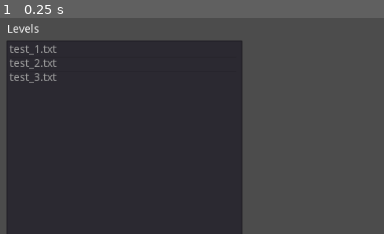
Above: before the commit, frame 1.
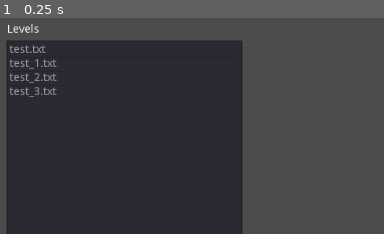
Above: after the commit, the same moment.

Repository: Emreu/sokoban_solver
Game: Godot game, scene res://UI/Loader.tscn
Two runs of this game, one before a commit and one after it. Both use one fixed random seed, a clock stepped at 60 frames per second and the inputs below.
Inputs:
- Up to frame 1 (0.25 s): no input
The pictures show only the part of the screen within x 0-50%, y 0-50%; the shares and areas given below are measured in that part.

The runs differ from the first frame. In frame 1, 0.4% of the frame differs, in the area x 2-15%, y 12-37%.

Commit message:
Update visualizer

Diff:
--- a/visualizer/Levels/Level.gd
+++ b/visualizer/Levels/Level.gd
@@ -69,9 +69,12 @@
 	}
 
 func SetState(state):
-	for box in state["boxes"]:
-		pass
-	pass
+	for i in range(len(state["boxes"])):
+		var box = $Boxes.get_child(i)
+		var pos = state["boxes"][i]
+		box.position = pos * tileSize
+	if state.has("player"):
+		$Player.position = state["player"] * tileSize
 
 func ShowDeadzones(positions):
 	for z in $Deadzones.get_children():
--- a/visualizer/UI/InteractiveViewer.gd
+++ b/visualizer/UI/InteractiveViewer.gd
@@ -69,7 +69,7 @@
 	Moves.Select(currentMove)
 
 
-func _on_RunSolver_pressed():
+func _on_Debug_pressed():
 	var output = []
 	var exitCode = OS.execute("/home/emreu/otus/sokoban_solver/solver/solver.out", ["-f", levelPath, "-debug"], true, output)
 	print("exit code:" + String(exitCode))
@@ -114,3 +114,49 @@
 
 func _on_NoMetrics_pressed():
 	Level.ShowMetrics({})
+
+
+func _on_Tree_pressed():
+	var output = []
+	var exitCode = OS.execute("/home/emreu/otus/sokoban_solver/solver/solver.out",
+		["-f", levelPath, "-tree", "-max", "1000", "-timeout", "10s"], true, output)
+	print("exit code:" + String(exitCode))
+	print(len(output))
+
+	var res = JSON.parse(output[0])
+	if res.error != OK:
+		print("Can't parse json:" + res.error_string)
+		return
+
+	DrawTree(res.result)
+	$StateTreeWindow.show()
+
+func DrawTree(states):
+	var parents = {}
+	for state in states:
+		var parent = null
+		if state["parent"] > 0:
+			parent = parents[state.parent]
+		var item = $StateTreeWindow/Tree.create_item(parent)
+		item.collapsed = true
+		item.set_text(0, "state #" + String(state["id"]))
+		item.set_text(1, String(state["metric"]))
+		var boxes = []
+		for box in state["boxes"]:
+			boxes.append(Vector2(box["X"], box["Y"]))
+		item.set_metadata(0, boxes)
+		var domain = []
+		for pos in state["domain"]:
+			domain.append(Vector2(pos["X"], pos["Y"]))
+		item.set_metadata(1, domain)
+		parents[state["id"]] = item
+
+func _on_Tree_item_selected():
+	var item = $StateTreeWindow/Tree.get_selected()
+	if not item:
+		return
+	var boxes = item.get_metadata(0)
+	var domain = item.get_metadata(1)
+
+	Level.SetState({"boxes": boxes})
+	Level.ShowDeadzones(domain)
--- a/visualizer/UI/InteractiveViewer.tscn
+++ b/visualizer/UI/InteractiveViewer.tscn
@@ -32,22 +32,28 @@
 margin_bottom = 20.0
 text = "Back"
 
-[node name="RunSolver" type="Button" parent="VBoxContainer/ButtonsBar"]
+[node name="Tree" type="Button" parent="VBoxContainer/ButtonsBar"]
 margin_left = 46.0
-margin_right = 92.0
+margin_right = 86.0
 margin_bottom = 20.0
-text = "Solve"
+text = "Tree"
+
+[node name="Debug" type="Button" parent="VBoxContainer/ButtonsBar"]
+margin_left = 90.0
+margin_right = 143.0
+margin_bottom = 20.0
+text = "Debug"
 
 [node name="DeadZones" type="Button" parent="VBoxContainer/ButtonsBar"]
-margin_left = 96.0
-margin_right = 226.0
+margin_left = 147.0
+margin_right = 277.0
 margin_bottom = 20.0
 toggle_mode = true
 text = "Toggle dead zones"
 
 [node name="NoMetrics" type="Button" parent="VBoxContainer/ButtonsBar"]
-margin_left = 230.0
-margin_right = 325.0
+margin_left = 281.0
+margin_right = 376.0
 margin_bottom = 20.0
 text = "Hide metrics"
 
@@ -109,9 +115,37 @@
 margin_right = 128.0
 margin_bottom = 576.0
 text = "Reset"
+
+[node name="StateTreeWindow" type="WindowDialog" parent="."]
+anchor_left = 0.5
+anchor_top = 0.5
+anchor_right = 0.5
+anchor_bottom = 0.5
+margin_left = 303.623
+margin_top = 71.3192
+margin_right = 721.623
+margin_bottom = 511.319
+window_title = "Tree"
+resizable = true
+__meta__ = {
+"_edit_group_": true,
+"_edit_use_anchors_": false
+}
+
+[node name="Tree" type="Tree" parent="StateTreeWindow"]
+anchor_right = 1.0
+anchor_bottom = 1.0
+size_flags_horizontal = 3
+size_flags_vertical = 3
+columns = 2
+__meta__ = {
+"_edit_use_anchors_": false
+}
 [connection signal="pressed" from="VBoxContainer/ButtonsBar/Back" to="." method="_on_Back_pressed"]
-[connection signal="pressed" from="VBoxContainer/ButtonsBar/RunSolver" to="." method="_on_RunSolver_pressed"]
+[connection signal="pressed" from="VBoxContainer/ButtonsBar/Tree" to="." method="_on_Tree_pressed"]
+[connection signal="pressed" from="VBoxContainer/ButtonsBar/Debug" to="." method="_on_Debug_pressed"]
 [connection signal="toggled" from="VBoxContainer/ButtonsBar/DeadZones" to="." method="_on_DeadZones_toggled"]
 [connection signal="pressed" from="VBoxContainer/ButtonsBar/NoMetrics" to="." method="_on_NoMetrics_pressed"]
 [connection signal="item_selected" from="VBoxContainer/HBoxContainer/RightPanel/Moves" to="." method="GotoMove"]
 [connection signal="pressed" from="VBoxContainer/HBoxContainer/RightPanel/Reset" to="." method="_on_Reset_pressed"]
+[connection signal="item_selected" from="StateTreeWindow/Tree" to="." method="_on_Tree_item_selected"]
--- a/visualizer/UI/Loader.gd
+++ b/visualizer/UI/Loader.gd
@@ -5,6 +5,7 @@
 
 # Called when the node enters the scene tree for the first time.
 func _ready():
+	LoadMap("/home/emreu/otus/sokoban_solver/solver/test.txt")
 	LoadMap("/home/emreu/otus/sokoban_solver/solver/test_1.txt")
 	LoadMap("/home/emreu/otus/sokoban_solver/solver/test_2.txt")
 	LoadMap("/home/emreu/otus/sokoban_solver/solver/test_3.txt")
